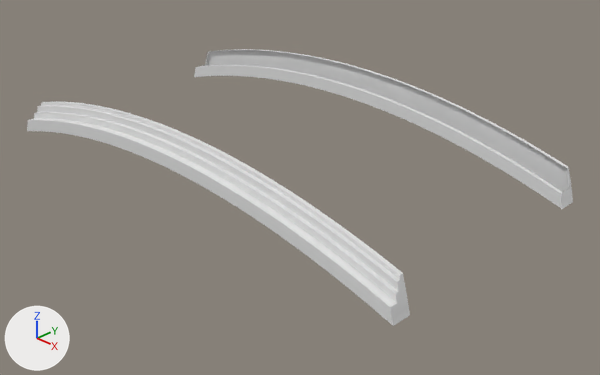
The Blender file MidTerm/Blender/horizon_1.blend: old version first, new version second.
Rendered twice from a 50 mm camera at (1.765, -1.201, 0.894) aimed at (0.116, 0.449, -0.235). The lights are fixed; the arrows at lower left show +X, +Y and +Z.

In view in the first picture: 'layer04.001', 'layerView_01', 'layerView_02', 'layerView_03', 'layerView_04', 'layerView_05'.
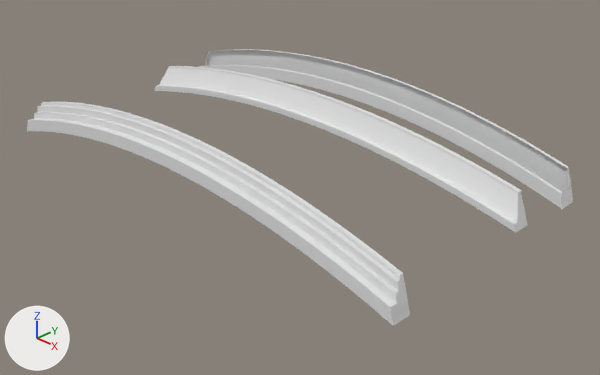
What differs and where, as boxes [x1, y1, x2, y2] in the pictures (600 x 375 px):
'Main.001', shown: after [155, 66, 527, 233]

The edits, one by one:
Object 'Main.001' (ob_main_001) moves from (0.0, 0.46, 0.0) to (0.0, 0.608, -0.039).
Object 'Main.001' (ob_main_001) is rescaled from (0.78, 0.04, 0.024) to (0.78, 0.04, 0.022).
Object 'Main.001' (ob_main_001) is now shown.
